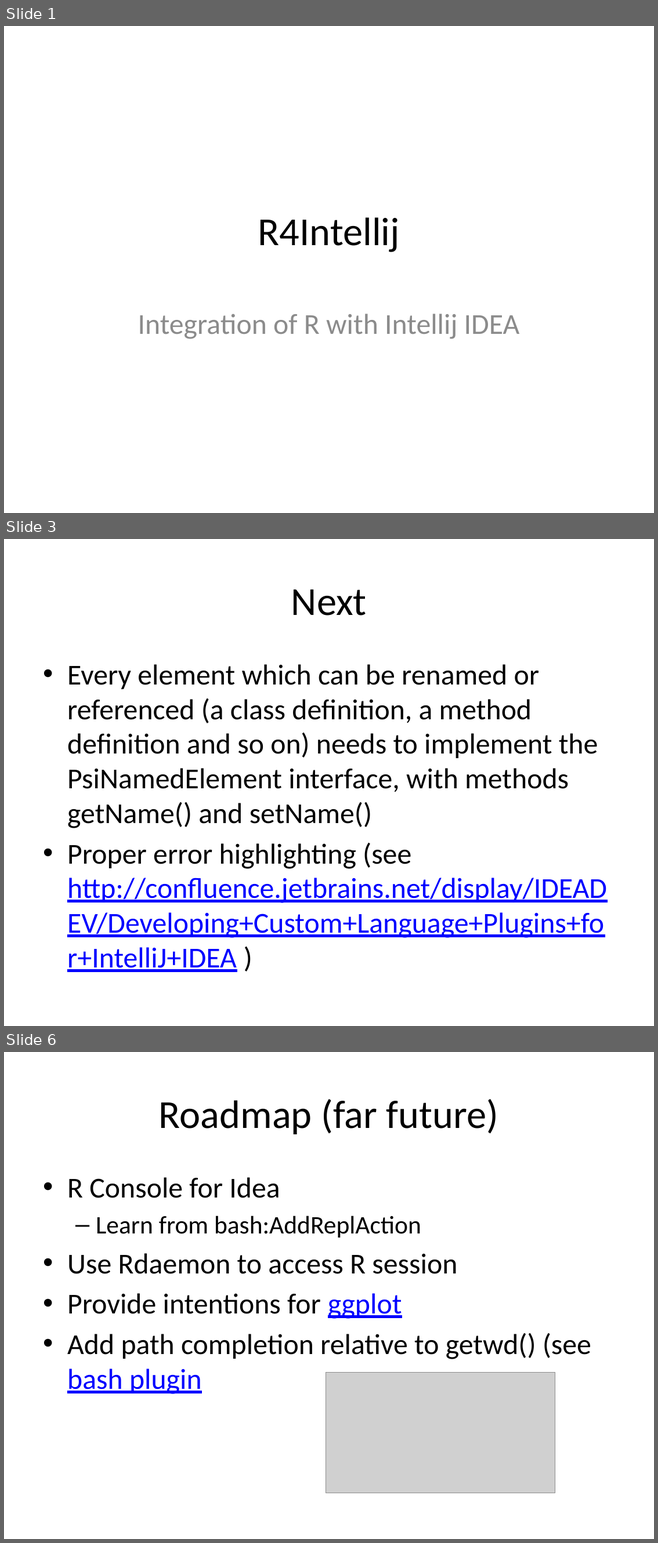
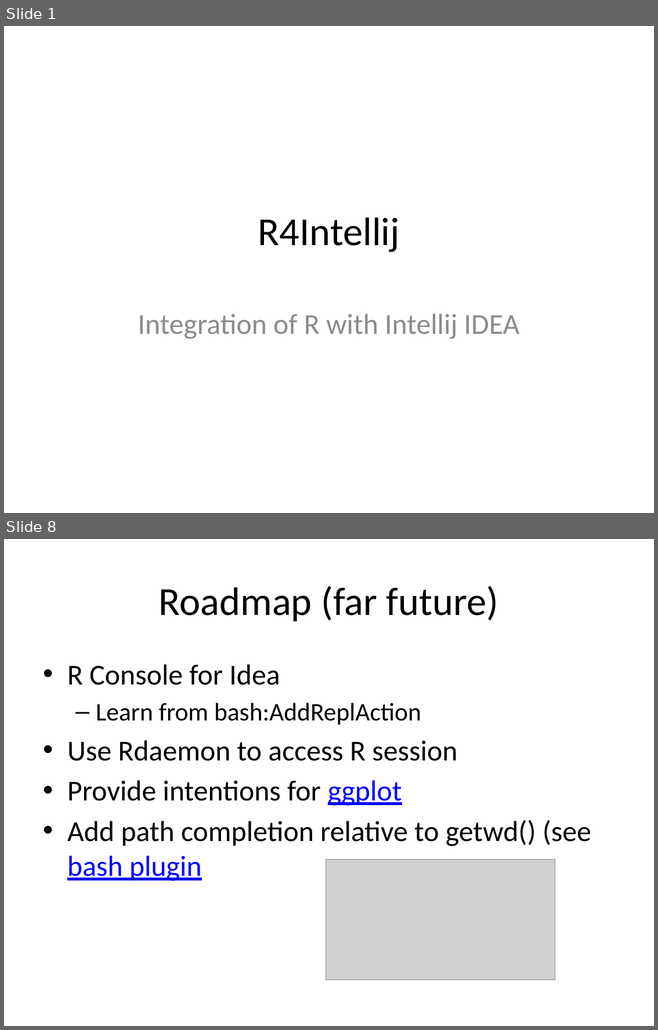
Before and after one commit to holgerbrandl/r4intellij, a slide deck: R4Intellij.pptx. Shown one above the other, each under a label of ours: slides 1, 3 and 6 before the commit, slides 1 and 8 after it; the slides between them are not shown. The pictures are 658x1543 and 658x1030 pixels, drawn with LibreOffice and Linux fonts; fonts in the diff are those of the drawing; grey boxes stand for pictures. Boxes give left, top, right and bottom in pixels: in the first picture for what was removed or moved away, otherwise in the second. Text is boxed around its words. In the diff, an @@ line names an element or a change of style, - is before the commit and + after.

```diff
--- a/R4Intellij.pptx
+++ b/R4Intellij.pptx
@@ slide 3 removed at box(4, 539, 654, 1026), background #FFFFFF @@
@@ title removed at box(291, 589, 366, 616) @@
-Next
@@ text removed at box(67, 664, 607, 972) @@
-• Every element which can be renamed or referenced (a class definition, a method definition and so on) needs to implement the PsiNamedElement interface, with methods getName() and setName()
-• Proper error highlighting (see http://confluence.jetbrains.net/display/IDEADEV/Developing+Custom+Language+Plugins+for+IntelliJ+IDEA )
@@ what was slide 6 is now slide 8 @@
```
Also in this commit, not shown: 3 slides changed, 3 slides added, 18 other files.
